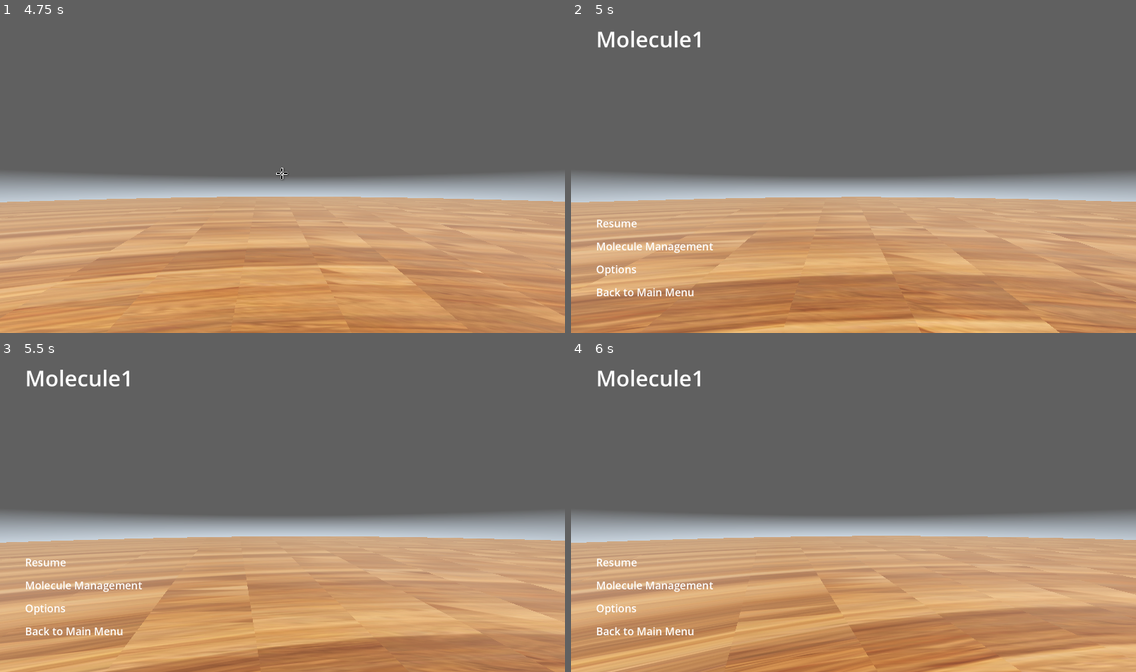
Above: before the commit, frames 1-4 (two rows, left to right).
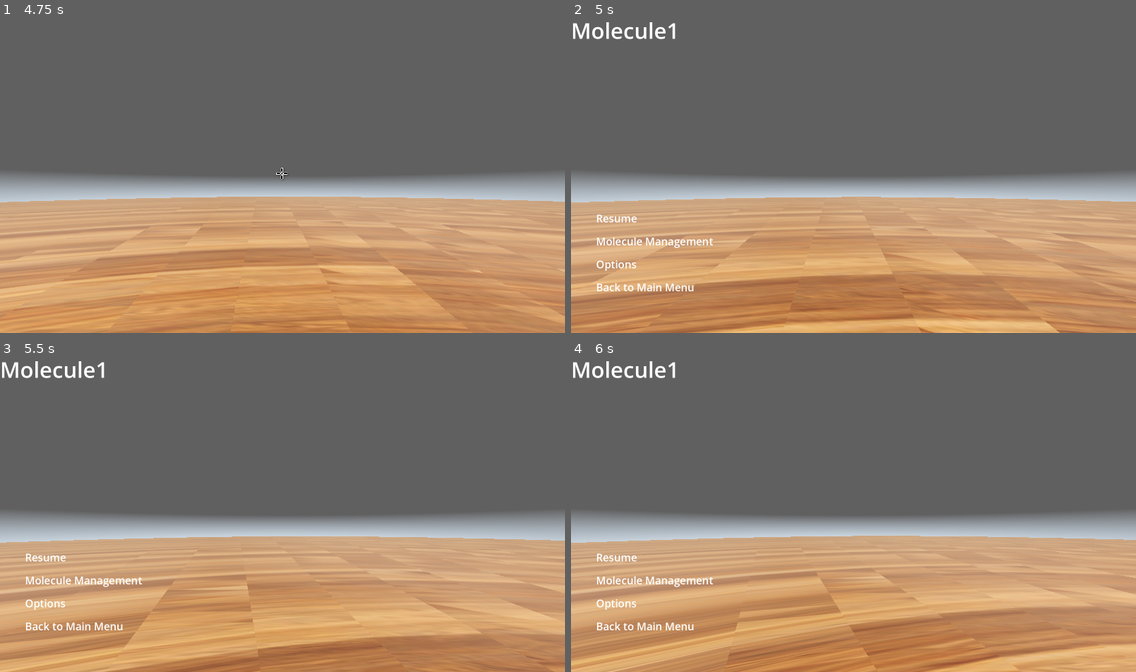
Above: after the commit, the same moments.

Repository: Aishgadol/Molecule1
Game: Godot game, scene res://Scenes/start_menu.tscn
Two runs of this game, one before a commit and one after it. Both use one fixed random seed, a clock stepped at 60 frames per second and the inputs below. The engine's default icon, where the game draws it, is replaced by a stand-in: a white triangle on a blue panel in a dark square. A sky picture missing from this copy of the repository is replaced by a grey-blue gradient. Sound files missing from this copy of the repository are replaced by a short silence.
Inputs (mouse positions are in pixels of both pictures, inside the frame that each line leads up to):
- Up to frame 1 (4.75 s): click "Start" at 0.5 s; move the mouse to (406, 159) at 1.27 s; hold D 1.28-2.03 s; hold Shift 1.28-2.03 s; click (406, 159) at 1.42 s; tap Space (ui_select) at 1.52, 2.27, 3.77, 4.52 s; move the mouse to (169, 191) at 2.02 s; hold S 2.03-2.78 s; tap Shift at 2.1, 3.6 s; move the mouse to (293, 169) at 2.77 s; hold Shift 2.78-3.53 s; hold W from 2.78 s (still down); move the mouse to (276, 178) at 3.52 s; click (276, 178) at 3.67 s; move the mouse to (322, 178) at 4.27 s; hold Shift from 4.28 s (still down)
- Up to frame 2 (5 s): keep holding W; keep holding Shift; tap Escape (pause) at 4.9 s
- Up to frame 3 (5.5 s): move the mouse to (113, 464) at 5.02 s; release W at 5.03 s; release Shift at 5.03 s; hold A from 5.03 s (still down); tap Shift at 5.1 s; tap Space (ui_select) at 5.27 s
- Up to frame 4 (6 s): move the mouse to (881, 514) at 5.77 s; release A at 5.78 s; hold S from 5.78 s (still down); hold Shift from 5.78 s (still down); click (881, 514) at 5.92 s

Frame 1 is identical in both runs. In frame 2, 1.8% of the frame differs, in the area x 0-26%, y 1-89%; in frame 3, 1.8%; in frame 4, 1.8%.

Commit message:
more progress

Diff:
--- a/Scenes/pause_menu.tscn
+++ b/Scenes/pause_menu.tscn
@@ -154,21 +154,9 @@
 [node name="VBoxContainer" type="VBoxContainer" parent="MainPauseMenu"]
 layout_mode = 2
 
-[node name="MarginContainer4" type="MarginContainer" parent="MainPauseMenu/VBoxContainer"]
-layout_mode = 2
-theme_override_constants/margin_top = 20
-
-[node name="Label" type="Label" parent="MainPauseMenu/VBoxContainer"]
-layout_mode = 2
-size_flags_horizontal = 0
-theme_type_variation = &"HeaderLarge"
-theme_override_font_sizes/font_size = 62
-text = "Molecule1
-"
-
 [node name="MarginContainer" type="MarginContainer" parent="MainPauseMenu/VBoxContainer"]
 layout_mode = 2
-theme_override_constants/margin_top = 450
+theme_override_constants/margin_top = 550
 
 [node name="ResumeButton" type="Button" parent="MainPauseMenu/VBoxContainer"]
 z_index = 4
@@ -322,7 +310,7 @@
 
 [node name="MarginContainer" type="MarginContainer" parent="OptionMenu/VBoxContainer"]
 layout_mode = 2
-theme_override_constants/margin_top = 550
+theme_override_constants/margin_top = 450
 
 [node name="Options Label" type="Label" parent="OptionMenu/VBoxContainer"]
 layout_mode = 2
@@ -338,7 +326,6 @@
 theme_override_constants/margin_top = 40
 
 [node name="HBoxContainer" type="HBoxContainer" parent="OptionMenu/VBoxContainer"]
-visible = false
 layout_mode = 2
 
 [node name="MusicLabel" type="Label" parent="OptionMenu/VBoxContainer/HBoxContainer"]
@@ -439,7 +426,7 @@
 
 [node name="MarginContainer" type="MarginContainer" parent="MoleculeManagementMenu/VBoxContainer"]
 layout_mode = 2
-theme_override_constants/margin_top = 550
+theme_override_constants/margin_top = 450
 
 [node name="Options Label" type="Label" parent="MoleculeManagementMenu/VBoxContainer"]
 layout_mode = 2
@@ -523,6 +510,17 @@
 "
 alignment = 0
 
+[node name="Label" type="Label" parent="."]
+offset_left = 82.0
+offset_top = 51.0
+offset_right = 389.0
+offset_bottom = 137.0
+size_flags_horizontal = 0
+theme_type_variation = &"HeaderLarge"
+theme_override_font_sizes/font_size = 62
+text = "Molecule1
+"
+
 [connection signal="pressed" from="MainPauseMenu/VBoxContainer/ResumeButton" to="." method="_on_resume_button_pressed"]
 [connection signal="pressed" from="MainPauseMenu/VBoxContainer/Molecule Manager" to="." method="_on_molecule_management_button_pressed"]
 [connection signal="pressed" from="MainPauseMenu/VBoxContainer/OptionButton" to="." method="_on_option_button_pressed"]
--- a/Scenes/test_main_scene.tscn
+++ b/Scenes/test_main_scene.tscn
@@ -108,12 +108,21 @@
 spot_angle = 61.5
 
 [node name="mol_base" parent="EntityManager/Root/World/Level" instance=ExtResource("7_btm2a")]
+transform = Transform3D(1, 0, 0, 0, 1, 0, 0, 0, 1, 999, 999, 999)
+visible = false
 
 [node name="AudioStreamPlayer" type="AudioStreamPlayer" parent="EntityManager/Root/World"]
 
 [node name="PauseMenu" parent="EntityManager/Root" instance=ExtResource("12_fbaxy")]
 visible = false
 
+[node name="Label" parent="EntityManager/Root/PauseMenu" index="5"]
+layout_mode = 0
+offset_left = 0.0
+offset_top = 0.0
+offset_right = 307.0
+offset_bottom = 86.0
+
 [connection signal="pressed" from="EntityManager/Root/PauseMenu/MainPauseMenu/VBoxContainer/BackToMainButton2" to="EntityManager/Root" method="_on_back_to_main_button_pressed"]
 
 [editable path="EntityManager/Root/World/Player"]
--- a/Scripts/EntityManager.gd
+++ b/Scripts/EntityManager.gd
@@ -34,29 +34,6 @@
 			var atom={"symbol":symbol,"position":Vector3(x,y,z)}
 			atoms.append(atom)
 	return atoms
-func is_digit(c):
-	if c>=48 and c<=57:
-		return true
-	return false
-
-func is_letter(c):
-	if (c>=65 and c<=90) or (c>=97 and c<=122):
-		return true
-	return false
-
-func smart_split(toSplit: String)->Array:
-	var res=[]
-	var count=0
-	var flag=false
-	for i in toSplit:
-		if(is_digit(i) or is_letter(i)):
-			if(!flag):
-				flag=!flag
-				res.append[""]
-			res[count]+=i
-		flag=!flag
-		count+=1
-	return res
 
 func get_atom_mesh() ->Mesh:
 	var mesh=SphereMesh.new()
@@ -91,7 +68,7 @@
 
 func get_tube_aura_mesh(l:float)->Mesh:
 	var mesh=CylinderMesh.new()
-	var radius=get_tube_radius()*1.2
+	var radius=get_tube_radius()*1.5
 	mesh.top_radius=radius
 	mesh.bottom_radius=radius
 	mesh.height=l
@@ -139,7 +116,7 @@
 	var mol_node:Node3D=buildMol(mol)
 	displayed_molecules.append(mol_node)
 	root.spawn_molecule(mol_node)
-
+	displayed_molecules.append(mol_node)
 	#for x in mol:
 		#print(x," :\n",mol[x])
 
@@ -250,4 +227,5 @@
 		tube_aura.transform=get_tube_transform(pos1,pos2)
 		aura_node.add_child(tube_aura)
 	mol_counter+=1
+	mol.visible=true
 	return mol
--- a/Scripts/world.gd
+++ b/Scripts/world.gd
@@ -120,10 +120,5 @@
 
 
 func spawn_molecule(mol : Node3D):
-	#level.add_child(mol)
 	mol.transform.origin=Vector3(15.0,15.0,15.0)
 	level.add_child(mol)
-	#var nodex=level.get_node(NodePath(mol.name))
-	#mol.add_to_group("grabbable")
-	#mol.add_to_group("mergeable")
-	print(mol.get_groups())
